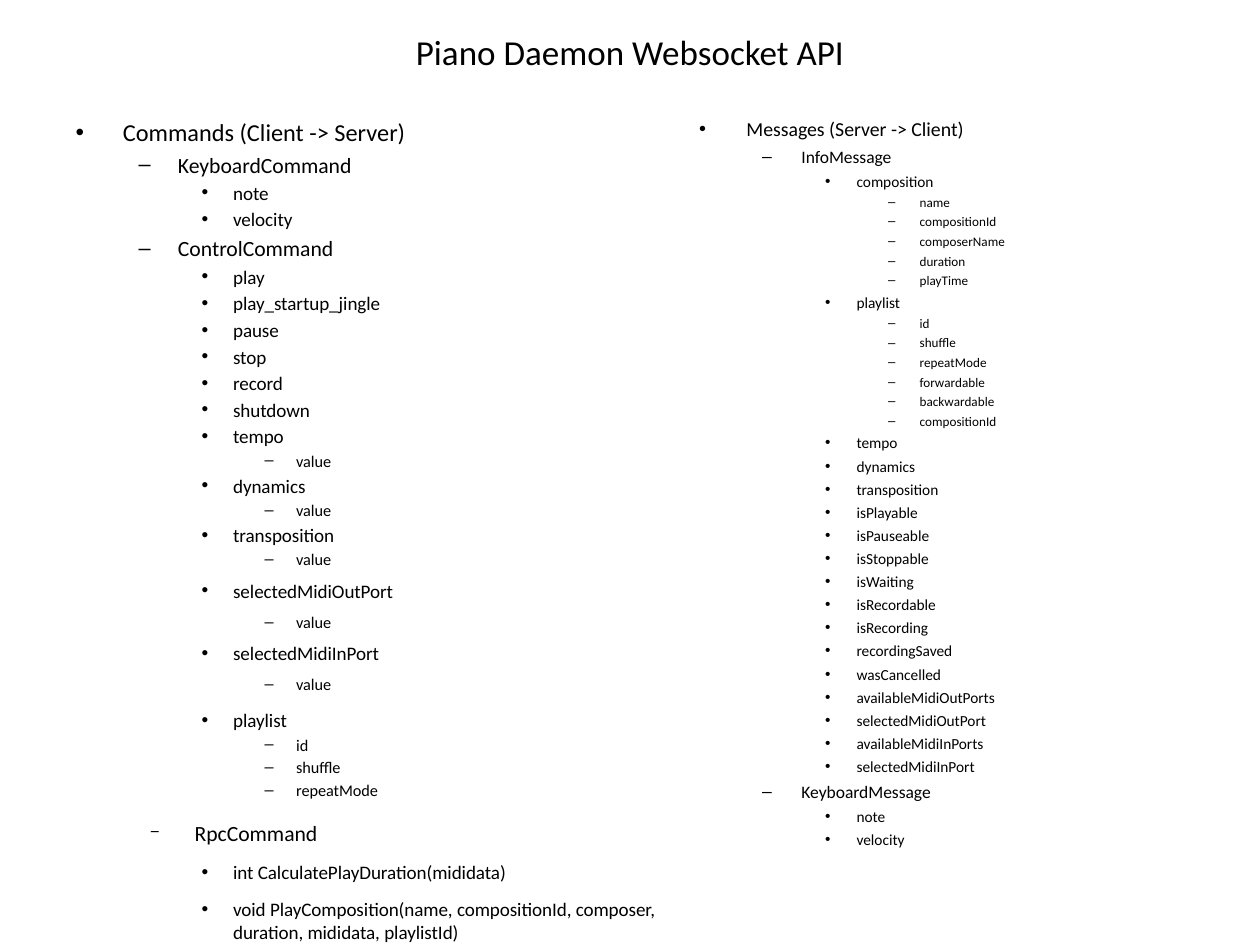
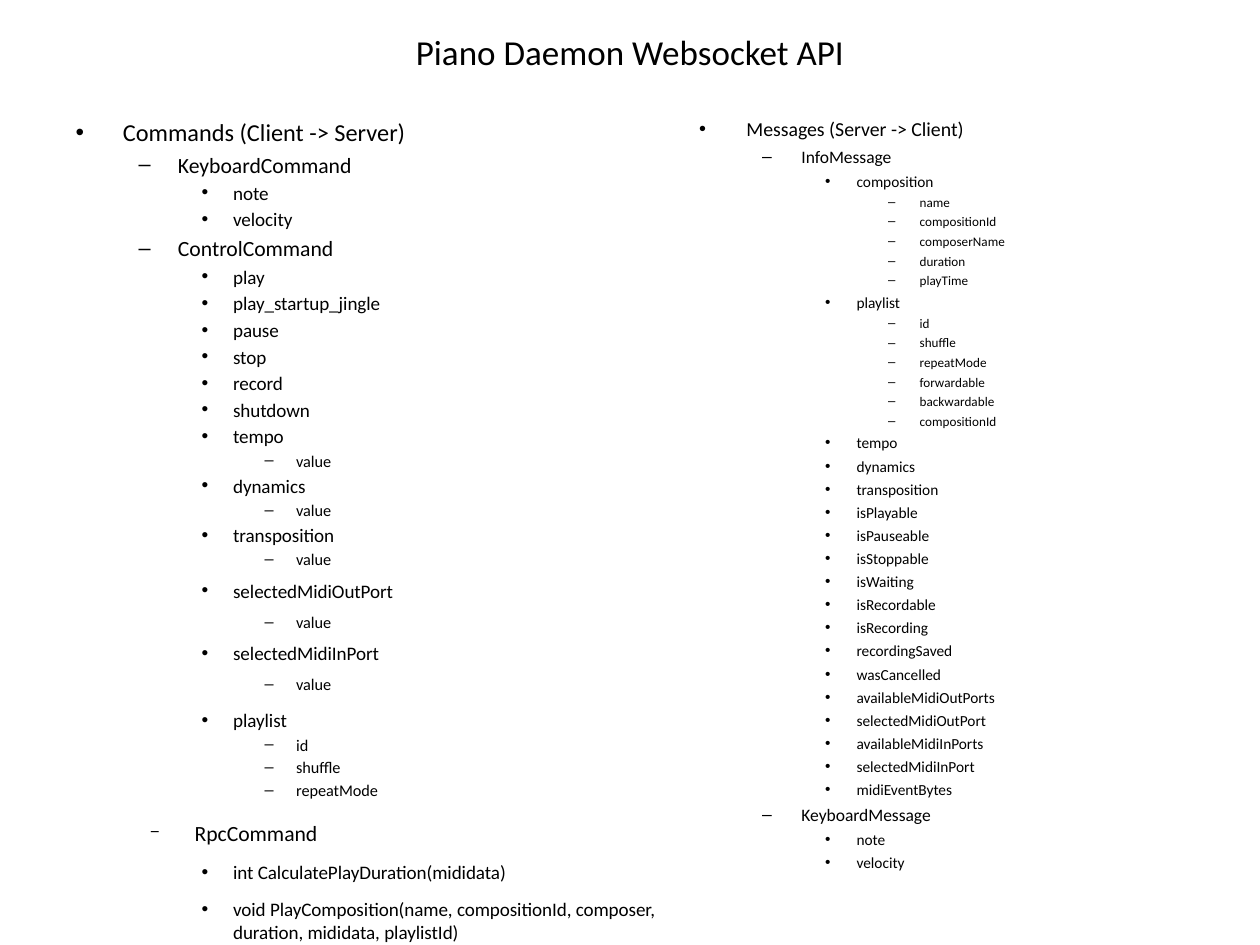
Before and after one commit to NHuffschmid/depinus, a slide deck: slide 2 of architecture.odp. Drawn at 1260x945 pixels with LibreOffice and Linux fonts; fonts in the diff are those of the drawing. Boxes give left, top, right and bottom in pixels: in the first picture for what was removed or moved away, otherwise in the second. Text is boxed around its words. In the diff, an @@ line names an element or a change of style, - is before the commit and + after.

Commit message:
updated architecture docu (info midiEventBytes)

```diff
--- a/architecture.odp
+++ b/architecture.odp
@@ text at (857, 784, 953, 798): paragraph added @@
+    • midiEventBytes
```
Also in this commit, not shown: 1 other file.
